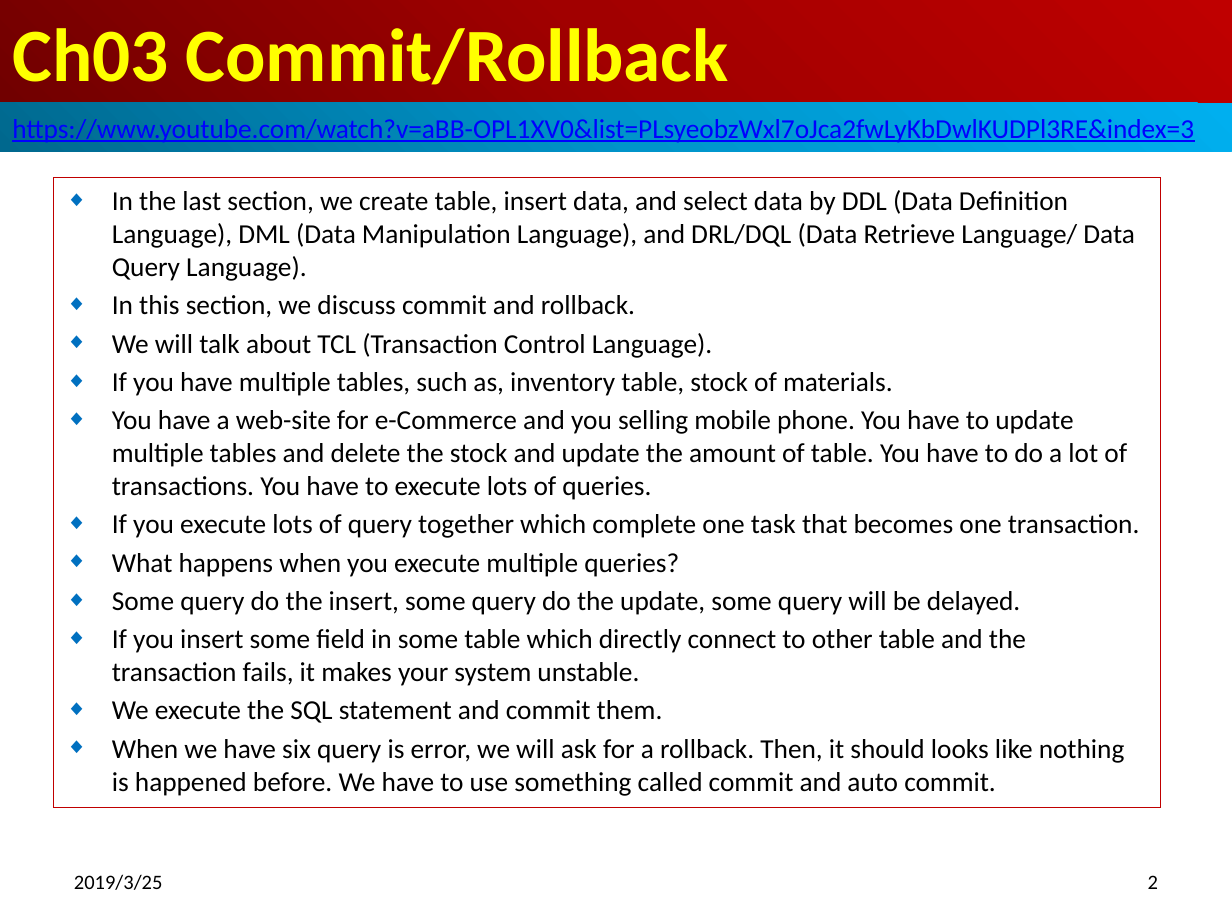
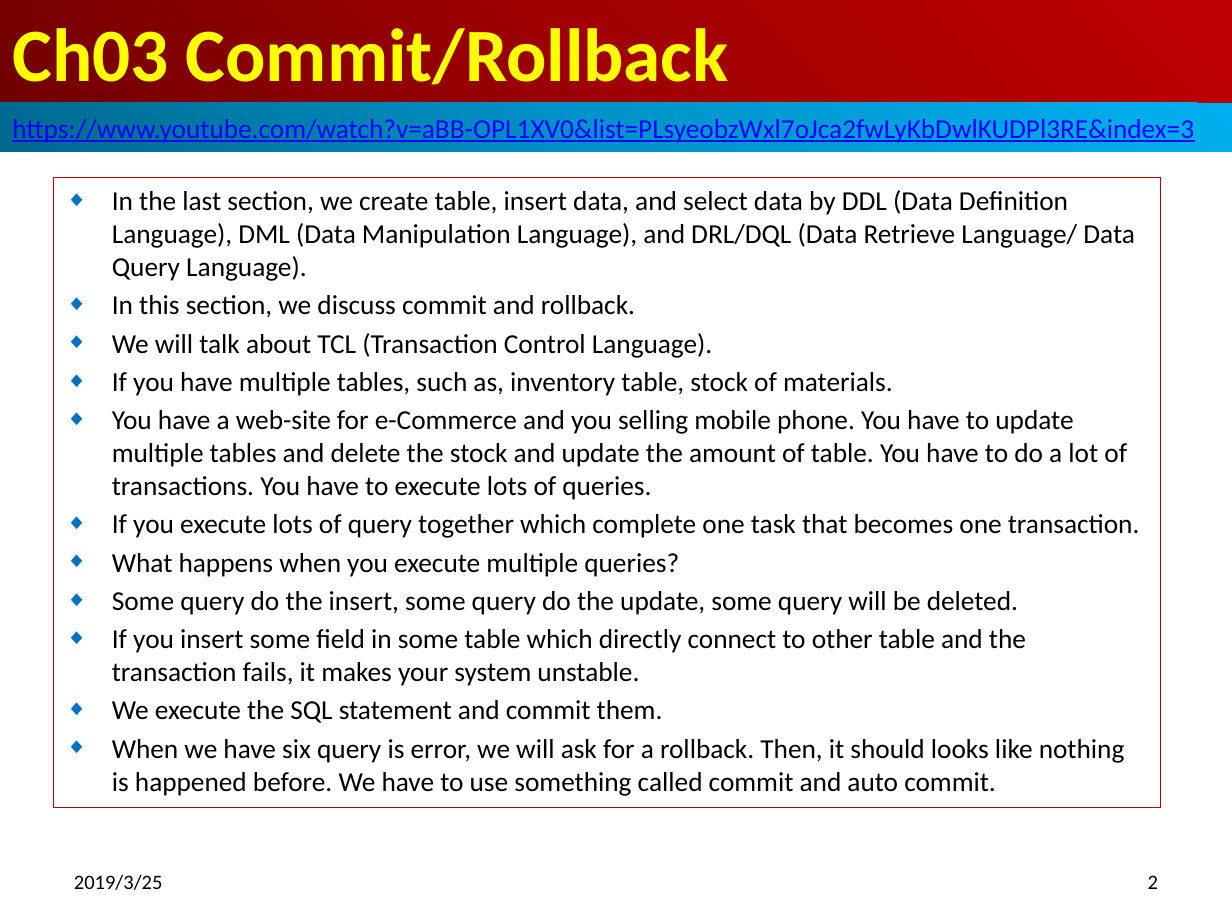
Before and after one commit to peterhchen/10-MySQL-Basic, a slide deck: slide 2 of Ch03_CommitRollback.pptx. Drawn at 1232x924 pixels with LibreOffice and Linux fonts; fonts in the diff are those of the drawing. Boxes give left, top, right and bottom in pixels: in the first picture for what was removed or moved away, otherwise in the second. Text is boxed around its words. In the diff, an @@ line names an element or a change of style, - is before the commit and + after.

```diff
--- a/Ch03_CommitRollback.pptx
+++ b/Ch03_CommitRollback.pptx
@@ subtitle at (112, 591, 1018, 615): text changed @@
-◆ Some query do the insert, some query do the update, some query will be delayed.
+◆ Some query do the insert, some query do the update, some query will be deleted.
```
Also in this commit, not shown: 7 other files.
